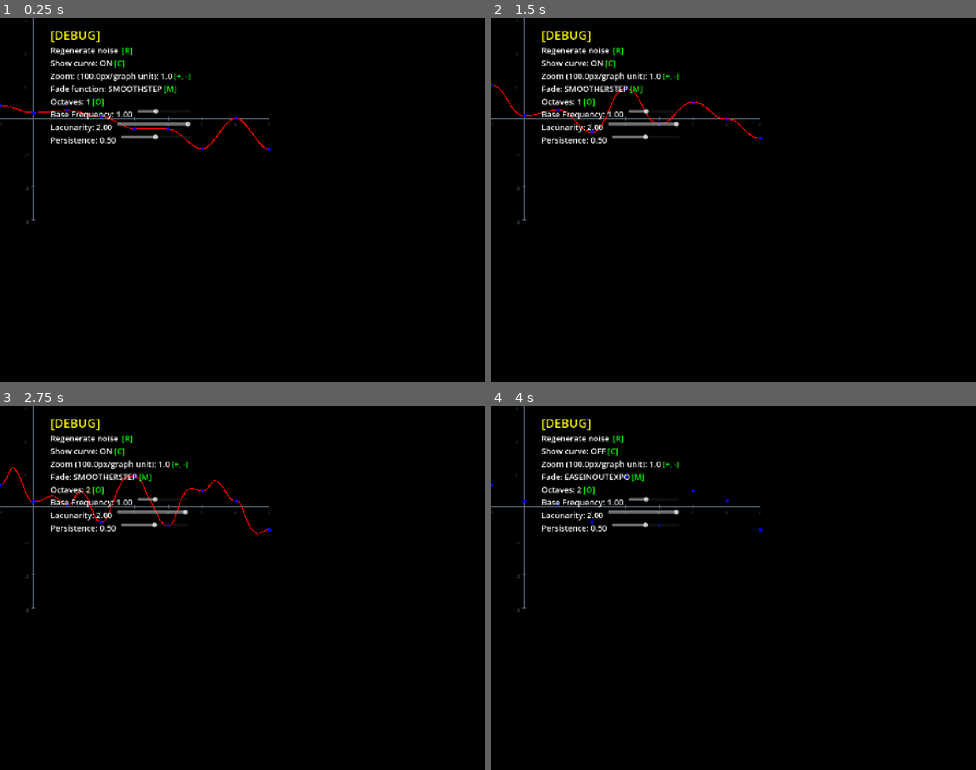
Above: before the commit, frames 1-4 (two rows, left to right).
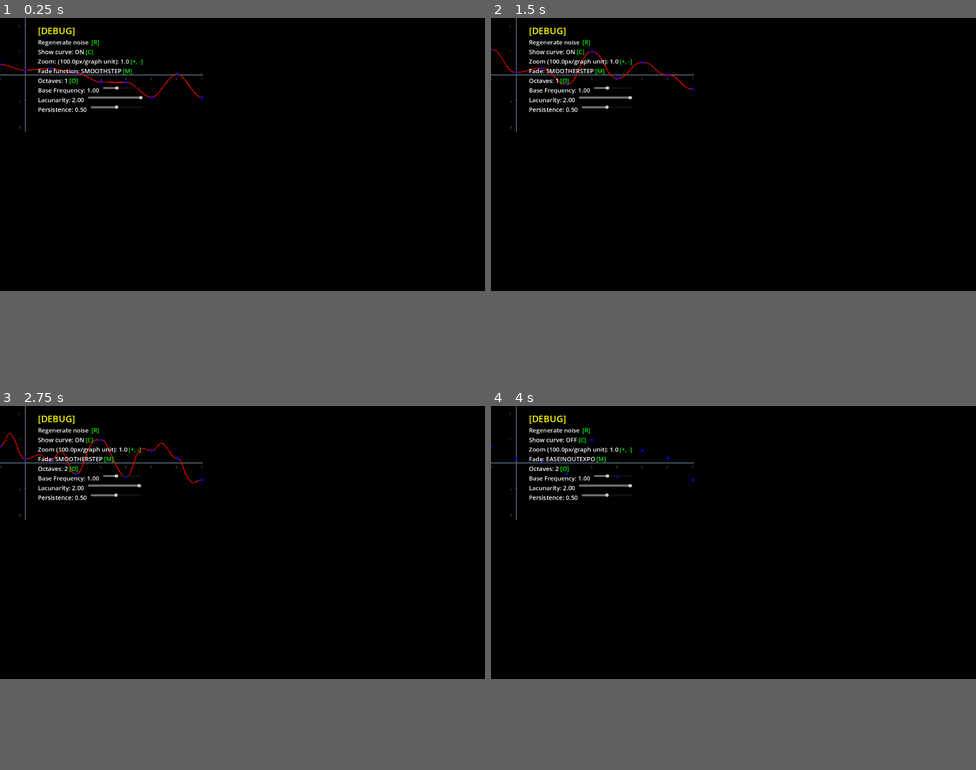
Above: after the commit, the same moments.

Repository: gavyn-ezell/fractal-noise-visualizers
Game: Godot game, scene res://1DFractalNoiseVisualizer.tscn
The game is run twice, just before and just after one commit, with the same random seed, the same clock (stepped at 60 frames per second) and the same inputs.
Inputs:
- Up to frame 1 (0.25 s): no input
- Up to frame 2 (1.5 s): tap Enter at 0.5 s; tap M at 0.6 s; tap Space at 1.25 s; tap R at 1.35 s
- Up to frame 3 (2.75 s): tap Enter at 2 s; tap O at 2.1 s
- Up to frame 4 (4 s): tap Space at 2.75 s; tap C at 2.85 s; tap Enter at 3.5 s; tap M at 3.6 s
In our replay, the window is 800x600 before the commit and 800x450 after it. These sizes can differ from the game's own. Grey fills any space a smaller window leaves; there, only what the larger window draws over its background counts as a difference.

The runs differ from the first frame. In frame 1, 3.4% of the frame differs, in the area x 0-56%, y 0-57%; in frame 2, 3.3%; in frame 3, 3.4%; in frame 4, 3.0%.

Commit message:
fin for itch

Diff:
--- a/project.godot
+++ b/project.godot
@@ -17,13 +17,13 @@
 
 [display]
 
-window/size/viewport_width=1440
+window/size/viewport_width=1920
 window/size/viewport_height=1080
-window/stretch/mode="canvas_items"
-window/stretch/aspect="ignore"
+window/stretch/mode="viewport"
 
 [rendering]
 
 renderer/rendering_method="gl_compatibility"
 renderer/rendering_method.mobile="gl_compatibility"
 environment/defaults/default_clear_color=Color(0, 0, 0, 1)
+2d/snap/snap_2d_vertices_to_pixel=true
Not shown, changed: export_presets.cfg
Not shown, changed: icon.svg.import
